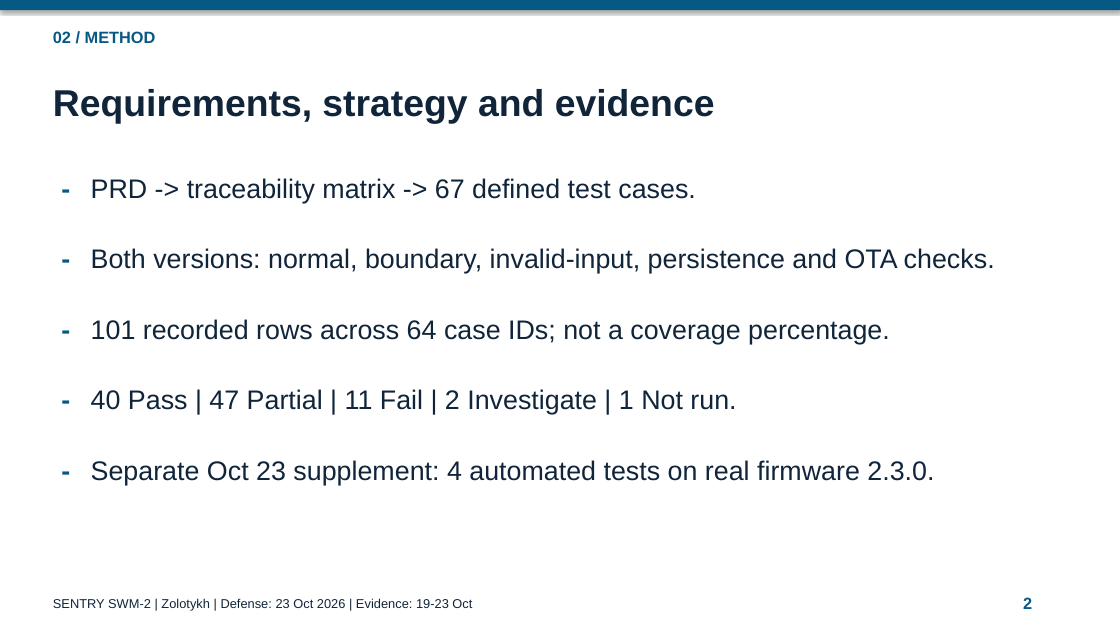
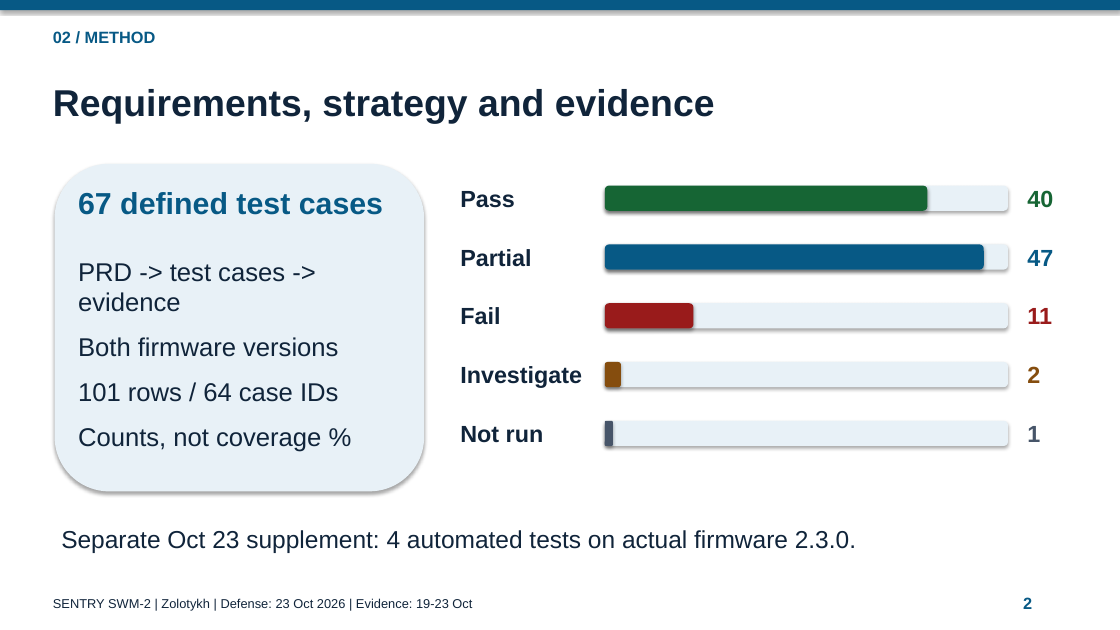
Before and after one commit to Ashtray555/Sentry_SWM_FINAL_Zolotykh, a slide deck: slide 2 of SENTRY_SWM2_Defense.pptx. Drawn at 1120x630 pixels with LibreOffice and Linux fonts; fonts in the diff are those of the drawing. Boxes give left, top, right and bottom in pixels: in the first picture for what was removed or moved away, otherwise in the second. Text is boxed around its words. In the diff, an @@ line names an element or a change of style, - is before the commit and + after.

```diff
--- a/SENTRY_SWM2_Defense.pptx
+++ b/SENTRY_SWM2_Defense.pptx
@@ text removed at (55, 168, 80, 210) @@
--
@@ rounded rectangle added at (55, 164, 424, 492), fill #E8F1F7 @@
@@ text at (78, 192, 383, 215): text changed; size 23 to 26 pt; text colour #10243A to #075985; bold on @@
-PRD -> traceability matrix -> 67 defined test cases.
+67 defined test cases
@@ text added at (460, 191, 515, 208), 20 pt, text #10243A, bold @@
+Pass
@@ rounded rectangle added at (605, 186, 1008, 211), fill #E8F1F7 @@
@@ rounded rectangle added at (605, 186, 928, 211), fill #166534 @@
@@ text added at (1027, 190, 1053, 208), 20 pt, text #166534, bold @@
+40
@@ text removed at (55, 239, 80, 281) @@
--
@@ text at (78, 263, 338, 452): text changed; size 23 to 22 pt @@
-101 recorded rows across 64 case IDs; not a coverage percentage.
+PRD -> test cases -> evidence
+Both firmware versions
+101 rows / 64 case IDs
+Counts, not coverage %
@@ text removed at (91, 248, 995, 273) @@
-Both versions: normal, boundary, invalid-input, persistence and OTA checks.
@@ text at (460, 249, 531, 267): text changed; size 23 to 20 pt; bold on @@
-40 Pass | 47 Partial | 11 Fail | 2 Investigate | 1 Not run.
+Partial
@@ rounded rectangle added at (605, 245, 1008, 270), fill #E8F1F7 @@
@@ rounded rectangle added at (605, 245, 984, 270), fill #075985 @@
@@ text added at (1027, 250, 1053, 266), 20 pt, text #075985, bold @@
+47
@@ text removed at (55, 309, 80, 351) @@
--
@@ text added at (460, 307, 500, 324), 20 pt, text #10243A, bold @@
+Fail
@@ rounded rectangle added at (605, 303, 1008, 329), fill #E8F1F7 @@
@@ rounded rectangle added at (605, 303, 694, 329), fill #991B1B @@
@@ text added at (1027, 308, 1052, 324), 20 pt, text #991B1B, bold @@
+11
@@ text removed at (55, 380, 80, 422) @@
--
@@ text added at (460, 366, 582, 388), 20 pt, text #10243A, bold @@
+Investigate
@@ rounded rectangle added at (605, 362, 1008, 387), fill #E8F1F7 @@
@@ rounded rectangle added at (605, 362, 621, 387), fill #854D0E @@
@@ text added at (1027, 366, 1040, 383), 20 pt, text #854D0E, bold @@
+2
@@ text added at (460, 426, 544, 443), 20 pt, text #10243A, bold @@
+Not run
@@ rounded rectangle added at (605, 421, 1008, 446), fill #E8F1F7 @@
@@ rounded rectangle added at (605, 421, 613, 446), fill #475569 @@
@@ text added at (1027, 426, 1040, 442), 20 pt, text #475569, bold @@
+1
@@ text removed at (55, 450, 80, 492) @@
--
@@ text at (61, 530, 856, 553): text changed; size 23 to 21 pt @@
-Separate Oct 23 supplement: 4 automated tests on real firmware 2.3.0.
+Separate Oct 23 supplement: 4 automated tests on actual firmware 2.3.0.
```
Also in this commit, not shown: 3 other slides changed, 2 other files.
